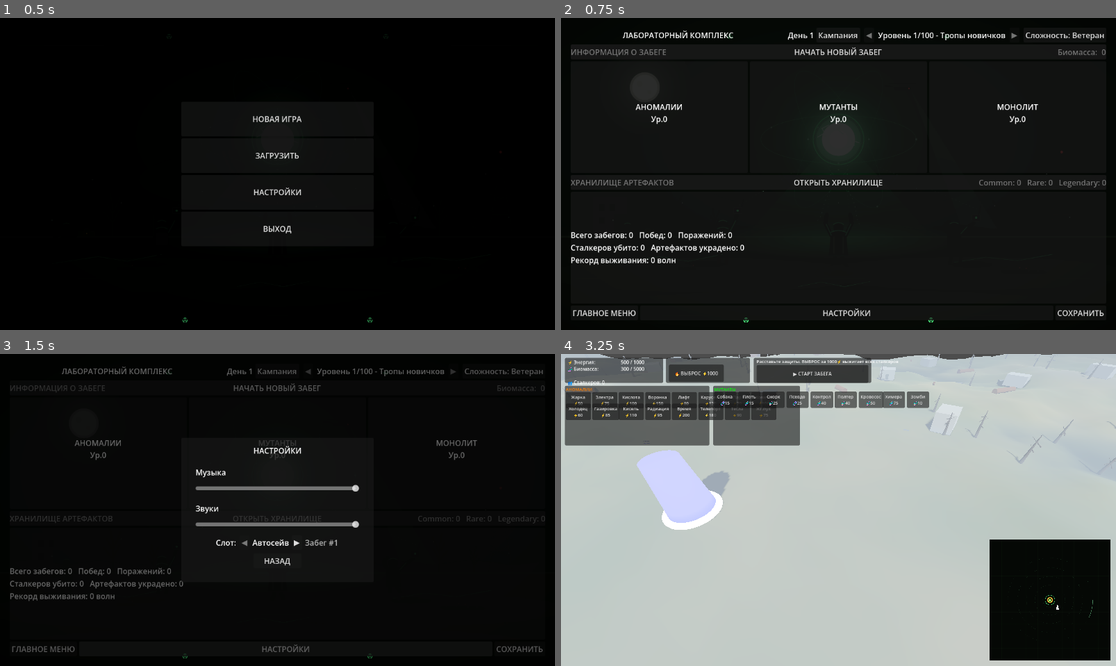
Above: before the commit, frames 1-4 (two rows, left to right).
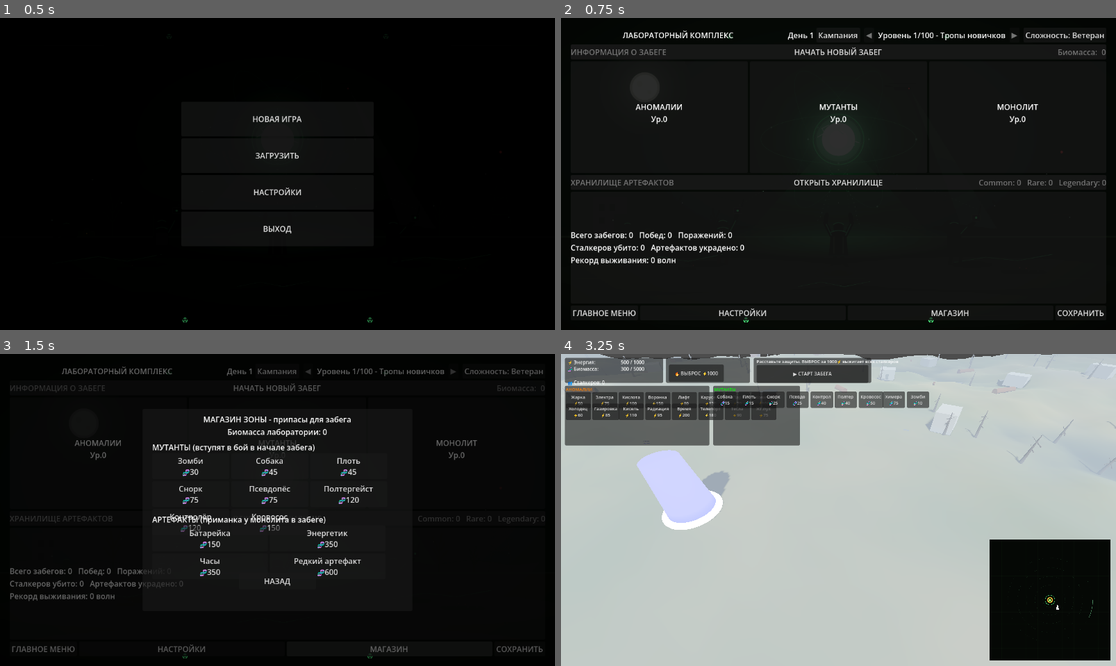
Above: after the commit, the same moments.

Repository: MisStiCc/StalkerRevert
Game: Godot game, scene res://scenes/ui/main_menu.tscn
Two runs of this game, one before a commit and one after it. Both use one fixed random seed, a clock stepped at 60 frames per second and the inputs below.
Inputs (mouse positions are in pixels of both pictures, inside the frame that each line leads up to):
- Up to frame 1 (0.5 s): no input
- Up to frame 2 (0.75 s): click "НОВАЯ ИГРА" at 0.5 s
- Up to frame 3 (1.5 s): click (388, 650) at 1.25 s, where only the run after the commit has a clickable "МАГАЗИН"
- Up to frame 4 (3.25 s): click "НАЗАД" at 2 s; click "НАЧАТЬ НОВЫЙ ЗАБЕГ" at 2.75 s

Frame 1 is identical in both runs. In frame 2, 0.3% of the frame differs, in the area x 28-74%, y 93-96%; in frame 3, 3.8%, in the area x 25-74%, y 19-96%; in frame 4, nothing differs.

Commit message:
feat: магазин в лаборатории - покупка мутантов и артефактов за биомассу, доставка на забег через pending-списки

Diff:
--- a/core/game_manager.gd
+++ b/core/game_manager.gd
@@ -61,6 +61,46 @@
 		return
 	current_save_data.lab_data.won_artifacts.append(artifact_type)
 	save_game(0)
+
+
+func buy_shop_mutant(mutant_type: String, price: float) -> bool:
+	"""Магазин: купить мутанта за биомассу лаборатории (придёт на забег)"""
+	if not current_save_data or not current_save_data.lab_data:
+		return false
+	var lab = current_save_data.lab_data
+	if lab.biomass < price:
+		print("Магазин: недостаточно биомассы (нужно ", price, ")")
+		return false
+	lab.biomass -= price
+	lab.pending_mutants.append(mutant_type)
+	save_game(0)
+	return true
+
+
+func buy_shop_artifact(artifact_type: String, price: float) -> bool:
+	if not current_save_data or not current_save_data.lab_data:
+		return false
+	var lab = current_save_data.lab_data
+	if lab.biomass < price:
+		print("Магазин: недостаточно биомассы (нужно ", price, ")")
+		return false
+	lab.biomass -= price
+	lab.pending_artifacts.append(artifact_type)
+	save_game(0)
+	return true
+
+
+func consume_shop_purchases() -> Dictionary:
+	"""Забег начинается: забираем купленное из лаборатории"""
+	var result := {"mutants": [], "artifacts": []}
+	if current_save_data and current_save_data.lab_data:
+		var lab = current_save_data.lab_data
+		result["mutants"] = lab.pending_mutants.duplicate()
+		result["artifacts"] = lab.pending_artifacts.duplicate()
+		lab.pending_mutants.clear()
+		lab.pending_artifacts.clear()
+		save_game(0)
+	return result
 
 
 func has_chimera_unlocked() -> bool:
--- a/data/gacha_data.gd
+++ b/data/gacha_data.gd
@@ -34,6 +34,31 @@
 
 # Круглые волны выживания: сбалансированные награды
 const MILESTONE_WAVES := [10, 20, 30]
+
+# МАГАЗИН: покупка НЕтоповых мутантов и артефактов за биомассу лаборатории.
+# Купленный мутант бесплатно вступит в бой в начале следующего забега,
+# артефакт - заспавнится у монолита как приманка для сталкеров.
+# Химеры, псевдогиганта и легендарных артефактов в магазине нет - только гача и вехи.
+const SHOP_MUTANTS := [
+	["zombie", "Зомби", 30], ["dog_mutant", "Собака", 45], ["flesh", "Плоть", 45],
+	["snork_mutant", "Снорк", 75], ["pseudodog", "Псевдопёс", 75],
+	["poltergeist", "Полтергейст", 120], ["controller_mutant", "Контролёр", 120],
+	["bloodsucker", "Кровосос", 150],
+]
+const SHOP_ARTIFACTS := [
+	["battery_artifact", "Батарейка", 150],
+	["energy_artifact", "Энергетик", 350],
+	["clock_artifact", "Часы", 350],
+	["rare_artifact", "Редкий артефакт", 600],
+]
+
+
+static func get_shop_mutants() -> Array:
+	return SHOP_MUTANTS
+
+
+static func get_shop_artifacts() -> Array:
+	return SHOP_ARTIFACTS
 
 
 static func rarity_weights(level: int) -> Dictionary:
--- a/data/lab_data.gd
+++ b/data/lab_data.gd
@@ -29,6 +29,10 @@
 # Награды гачи: выигранные мутанты и артефакты
 @export var unlocked_mutants: Array[String] = []
 @export var won_artifacts: Array[String] = []
+
+# Покупки магазина: придут в бой / заспавнятся у монолита в начале забега
+@export var pending_mutants: Array[String] = []
+@export var pending_artifacts: Array[String] = []
 @export var monolith_regen_level: int = 0
 @export var rare_chance_level: int = 0
 
--- a/scenes/lab/lab.tscn
+++ b/scenes/lab/lab.tscn
@@ -327,9 +327,105 @@
 offset_bottom = 270.0
 text = "НАЗАД"
 
+[node name="ShopButton" type="Button" parent="VBox/BottomButtons" unique_id=445293369]
+layout_mode = 2
+size_flags_horizontal = 3
+text = "МАГАЗИН"
+
 [node name="SaveButton" type="Button" parent="VBox/BottomButtons" unique_id=445293368]
 layout_mode = 2
 text = "СОХРАНИТЬ"
+
+[node name="ShopPanel" type="Control" parent="."]
+visible = false
+layout_mode = 1
+anchors_preset = 15
+anchor_right = 1.0
+anchor_bottom = 1.0
+grow_horizontal = 2
+grow_vertical = 2
+mouse_filter = 1
+
+[node name="Shade" type="ColorRect" parent="ShopPanel"]
+layout_mode = 1
+anchors_preset = 15
+anchor_right = 1.0
+anchor_bottom = 1.0
+grow_horizontal = 2
+grow_vertical = 2
+color = Color(0, 0, 0, 0.6)
+
+[node name="Panel" type="Panel" parent="ShopPanel"]
+layout_mode = 1
+anchors_preset = 8
+anchor_left = 0.5
+anchor_top = 0.5
+anchor_right = 0.5
+anchor_bottom = 0.5
+offset_left = -280.0
+offset_top = -210.0
+offset_right = 280.0
+offset_bottom = 210.0
+grow_horizontal = 2
+grow_vertical = 2
+
+[node name="ShopTitle" type="Label" parent="ShopPanel/Panel"]
+layout_mode = 0
+offset_left = 0.0
+offset_top = 10.0
+offset_right = 560.0
+offset_bottom = 35.0
+text = "МАГАЗИН ЗОНЫ - припасы для забега"
+horizontal_alignment = 1
+
+[node name="ShopBiomass" type="Label" parent="ShopPanel/Panel"]
+layout_mode = 0
+offset_left = 0.0
+offset_top = 36.0
+offset_right = 560.0
+offset_bottom = 56.0
+text = "Биомасса лаборатории: 0"
+horizontal_alignment = 1
+
+[node name="MutantsHeader" type="Label" parent="ShopPanel/Panel"]
+layout_mode = 0
+offset_left = 20.0
+offset_top = 68.0
+offset_right = 540.0
+offset_bottom = 88.0
+text = "МУТАНТЫ (вступят в бой в начале забега)"
+
+[node name="MutantGrid" type="GridContainer" parent="ShopPanel/Panel"]
+layout_mode = 0
+offset_left = 20.0
+offset_top = 92.0
+offset_right = 540.0
+offset_bottom = 210.0
+columns = 3
+
+[node name="ArtifactsHeader" type="Label" parent="ShopPanel/Panel"]
+layout_mode = 0
+offset_left = 20.0
+offset_top = 218.0
+offset_right = 540.0
+offset_bottom = 238.0
+text = "АРТЕФАКТЫ (приманка у монолита в забеге)"
+
+[node name="ArtifactGrid" type="GridContainer" parent="ShopPanel/Panel"]
+layout_mode = 0
+offset_left = 20.0
+offset_top = 242.0
+offset_right = 540.0
+offset_bottom = 330.0
+columns = 2
+
+[node name="ShopClose" type="Button" parent="ShopPanel/Panel"]
+layout_mode = 0
+offset_left = 200.0
+offset_top = 340.0
+offset_right = 360.0
+offset_bottom = 375.0
+text = "НАЗАД"
 
 [node name="UpgradePanel" type="Control" parent="." unique_id=1648802834]
 visible = false
--- a/ui/lab/lab_controller.gd
+++ b/ui/lab/lab_controller.gd
@@ -33,6 +33,12 @@
 @onready var settings_music_slider: HSlider = $SettingsScreen/Panel/MusicSlider
 @onready var settings_sfx_slider: HSlider = $SettingsScreen/Panel/SfxSlider
 @onready var settings_back_button: Button = $SettingsScreen/Panel/BackButton
+@onready var shop_button: Button = $VBox/BottomButtons/ShopButton
+@onready var shop_panel: Control = $ShopPanel
+@onready var shop_close_button: Button = $ShopPanel/Panel/ShopClose
+@onready var shop_biomass_label: Label = $ShopPanel/Panel/ShopBiomass
+@onready var mutant_grid: GridContainer = $ShopPanel/Panel/MutantGrid
+@onready var artifact_grid: GridContainer = $ShopPanel/Panel/ArtifactGrid
 @onready var save_button: Button = $VBox/BottomButtons/SaveButton
 
 # Панели
@@ -119,6 +125,8 @@
 	menu_button.pressed.connect(_on_menu_pressed)
 	settings_button.pressed.connect(_on_settings_pressed)
 	settings_back_button.pressed.connect(_on_settings_back_pressed)
+	shop_button.pressed.connect(_on_shop_pressed)
+	shop_close_button.pressed.connect(_on_shop_close_pressed)
 	_setup_settings_sliders()
 	_setup_save_slot_selector()
 	save_button.pressed.connect(_on_save_pressed)
@@ -404,6 +412,60 @@
 	settings_screen.visible = false
 
 
+# ==================== МАГАЗИН ====================
+
+func _on_shop_pressed():
+	_play_click_sound()
+	shop_panel.visible = true
+	_rebuild_shop()
+
+
+func _on_shop_close_pressed():
+	_play_click_sound()
+	shop_panel.visible = false
+
+
+func _rebuild_shop():
+	"""Кнопки магазина из таблиц GachaData: имя + цена, покупка за биомассу лаборатории"""
+	for child in mutant_grid.get_children():
+		child.queue_free()
+	for child in artifact_grid.get_children():
+		child.queue_free()
+	var lab_biomass: float = lab_data.biomass if lab_data else 0.0
+	shop_biomass_label.text = "Биомасса лаборатории: " + str(int(lab_biomass))
+	for entry in GachaData.get_shop_mutants():
+		var type: String = entry[0]
+		var price: float = entry[2]
+		var btn := Button.new()
+		btn.text = entry[1] + "
+🧬" + str(int(price))
+		btn.custom_minimum_size = Vector2(160, 34)
+		btn.pressed.connect(_on_shop_buy.bind("mutant", type, price))
+		mutant_grid.add_child(btn)
+	for entry in GachaData.get_shop_artifacts():
+		var type: String = entry[0]
+		var price: float = entry[2]
+		var btn := Button.new()
+		btn.text = entry[1] + "
+🧬" + str(int(price))
+		btn.custom_minimum_size = Vector2(240, 34)
+		btn.pressed.connect(_on_shop_buy.bind("artifact", type, price))
+		artifact_grid.add_child(btn)
+
+
+func _on_shop_buy(kind: String, item_type: String, price: float):
+	var bought := false
+	if kind == "mutant":
+		bought = game_manager.buy_shop_mutant(item_type, price)
+	else:
+		bought = game_manager.buy_shop_artifact(item_type, price)
+	if bought:
+		_play_click_sound()
+		_rebuild_shop()
+	else:
+		_show_message("Недостаточно биомассы в лаборатории", 1.5)
+
+
 func _on_settings_pressed():
 	_play_click_sound()
 	settings_opened.emit()
--- a/zones/zone_controller.gd
+++ b/zones/zone_controller.gd
@@ -51,6 +51,8 @@
 var is_initialized: bool = false
 # Забег уже завершается (одноразовый finish_run)
 var is_run_finished: bool = false
+# Купленные в магазине артефакты: спавн у монолита на старте забега
+var _shop_artifacts_pending: Array[String] = []
 # Фаза подготовки: сталкеры не спавнятся, пока игрок не нажмёт СТАРТ
 var is_prep_phase: bool = true
 
@@ -325,6 +327,22 @@
 	# Стартовая биомасса забега (остаток лаборатории + 300)
 	resource_manager.current_biomass = clamp(
 		run_params.get("start_biomass", 300.0), 0.0, max_biomass)
+
+	# Покупки магазина: наградные мутанты в очередь, артефакты у монолита
+	var gm = get_tree().get_first_node_in_group("game_manager")
+	if gm and gm.has_method("consume_shop_purchases"):
+		var shop: Dictionary = gm.consume_shop_purchases()
+		for t in shop.get("mutants", []):
+			spawn_manager.queue_reward_mutant(t)
+		for a in shop.get("artifacts", []):
+			_shop_artifacts_pending.append(a)
+
+	# Артефакты из магазина - приманка у монолита
+	for a in _shop_artifacts_pending:
+		if anomaly_manager:
+			anomaly_manager.create_artifact(a, Vector3(8.0, 1.8, 8.0), "common", 0.0)
+			print("Магазин: артефакт ", a, " размещён у монолита")
+	_shop_artifacts_pending.clear()
 
 	# Фаза подготовки: спавн сталкеров начнётся по кнопке СТАРТ в HUD
 	var run_label: String = "Забег #" + str(run_number)
Not shown, changed: project_export.txt
